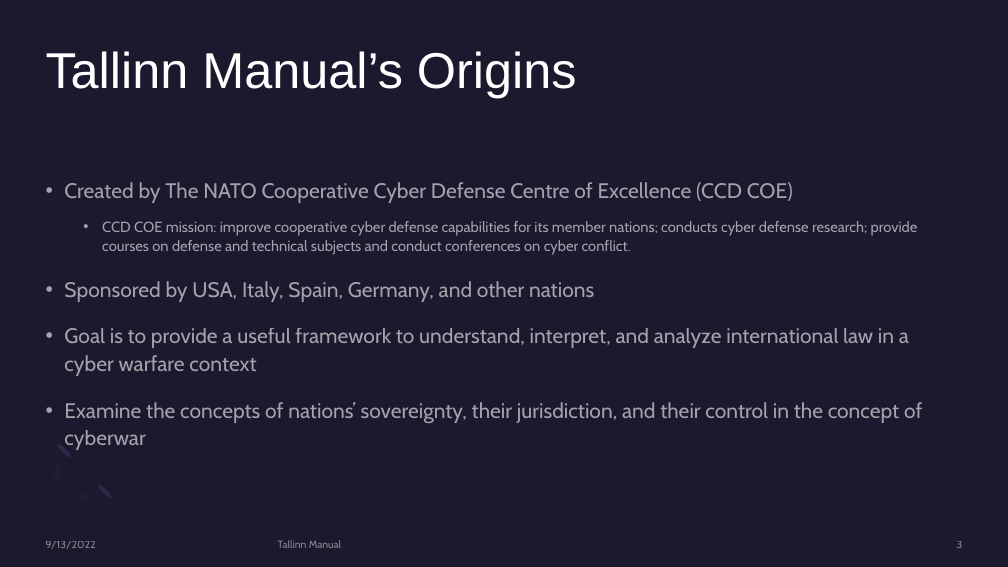
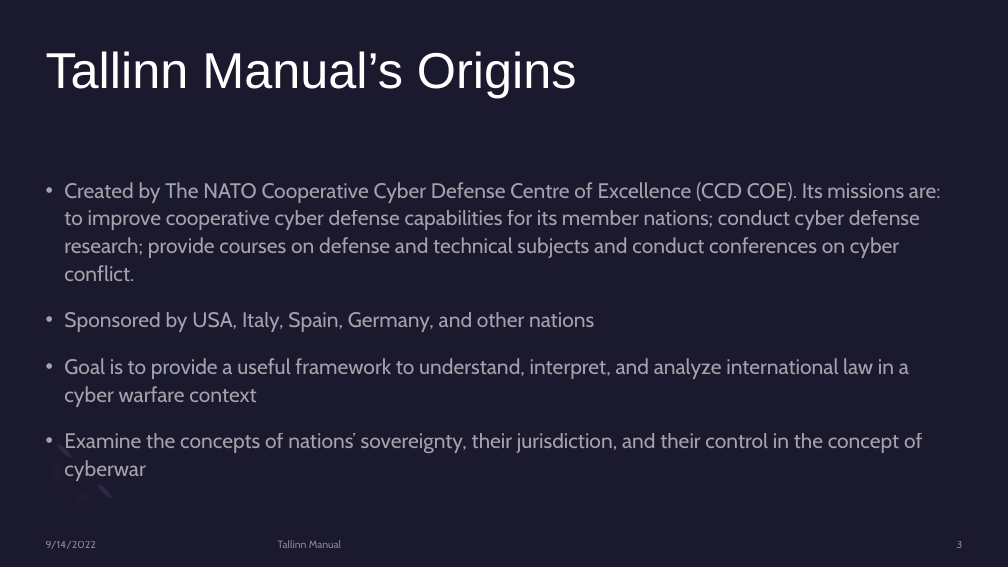
Before and after one commit to jackyhuynh/Cyberwarfare, a slide deck: slide 3 of src/Tallinn Manual.pptx. Drawn at 1008x567 pixels with LibreOffice and Linux fonts; fonts in the diff are those of the drawing. Boxes give left, top, right and bottom in pixels: in the first picture for what was removed or moved away, otherwise in the second. Text is boxed around its words. In the diff, an @@ line names an element or a change of style, - is before the commit and + after.

```diff
--- a/src/Tallinn Manual.pptx
+++ b/src/Tallinn Manual.pptx
@@ text at box(64, 182, 941, 281): text changed; size 14 to 20 pt @@
-• Created by The NATO Cooperative Cyber Defense Centre of Excellence (CCD COE)
-  • CCD COE mission: improve cooperative cyber defense capabilities for its member nations; conducts cyber defense research; provide courses on defense and technical subjects and conduct conferences on cyber conflict.
+• Created by The NATO Cooperative Cyber Defense Centre of Excellence (CCD COE). Its missions are: to improve cooperative cyber defense capabilities for its member nations; conduct cyber defense research; provide courses on defense and technical subjects and conduct conferences on cyber conflict.
@@ text at box(46, 541, 96, 549): text changed @@
-9/13/2022
+9/14/2022
```
Also in this commit, not shown: 4 other slides changed, 6 slides added, 1 slide removed.
